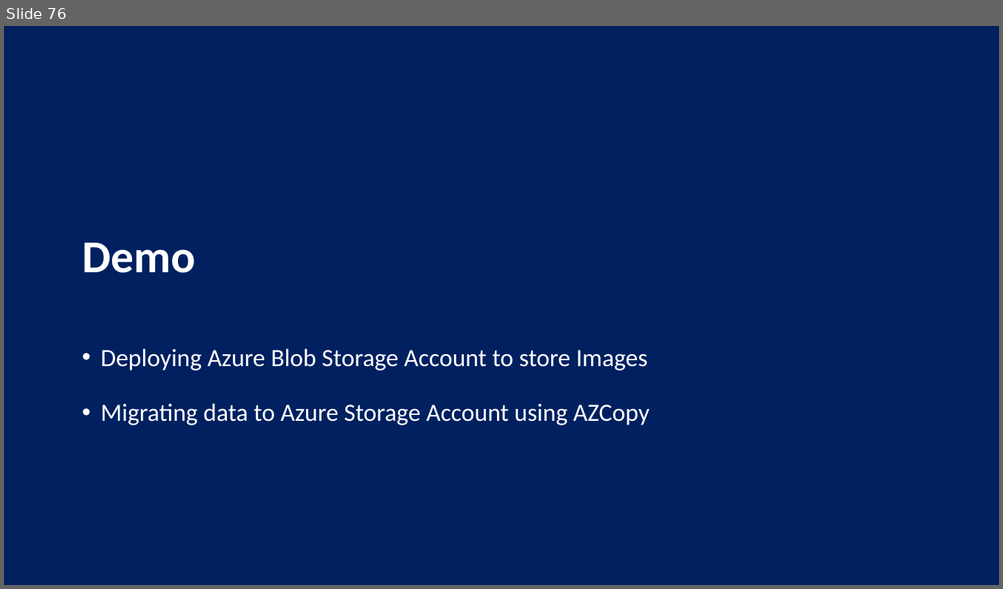
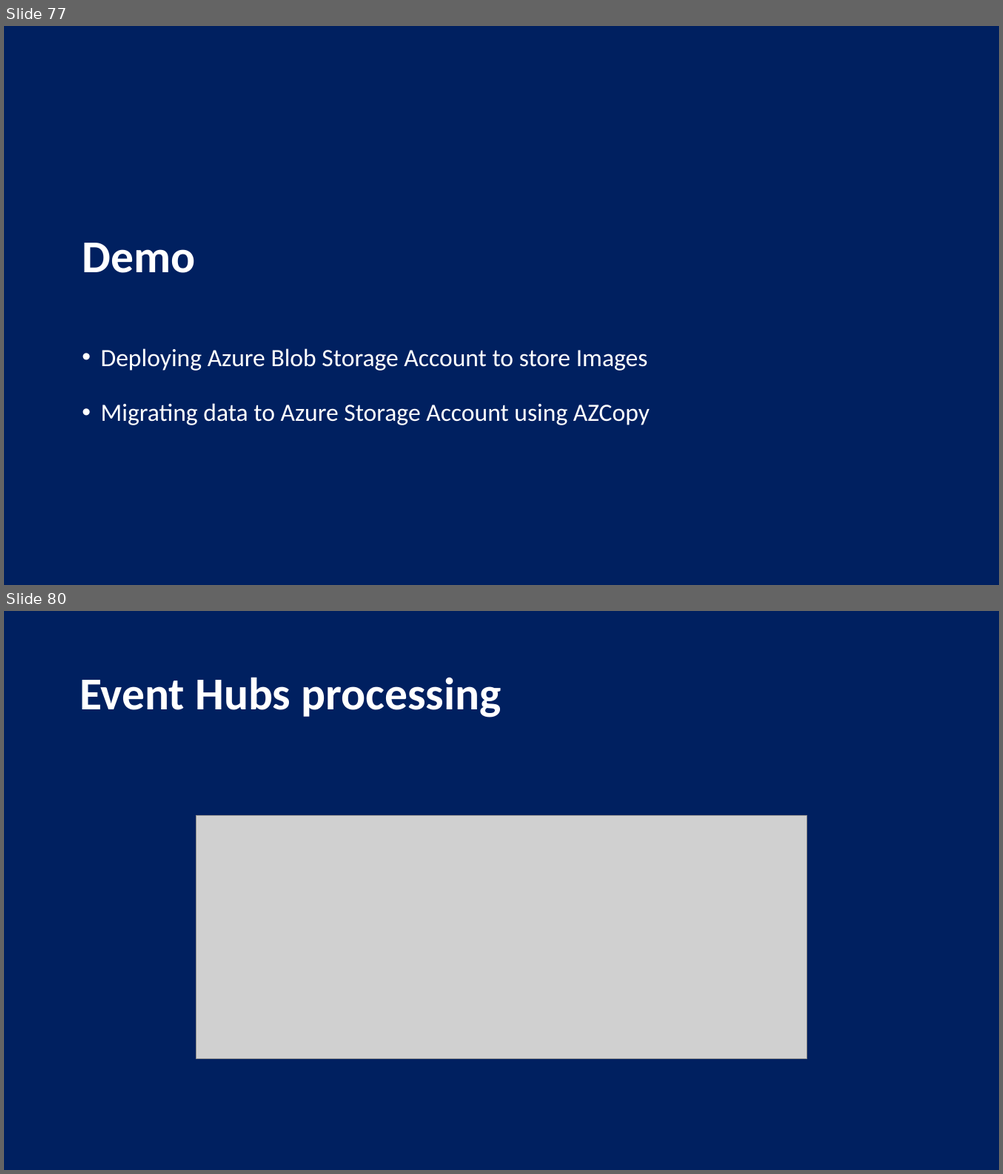
Before and after one commit to nigamsakshi2502/HeroSolutions-Data, a slide deck: Data Series/Day 2/Database Migration using Data Factory - Abdul Rasheed Feroz Khan.pptx. Shown one above the other, each under a label of ours: slide 76 before the commit, slides 77 and 80 after it; the slides between them are not shown. The pictures are 1003x589 and 1003x1174 pixels, drawn with LibreOffice and Linux fonts; fonts in the diff are those of the drawing; grey boxes stand for pictures. Boxes give left, top, right and bottom in pixels: in the first picture for what was removed or moved away, otherwise in the second. Text is boxed around its words. In the diff, an @@ line names an element or a change of style, - is before the commit and + after.

```diff
--- a/Data Series/Day 2/Database Migration using Data Factory - Abdul Rasheed Feroz Khan.pptx
+++ b/Data Series/Day 2/Database Migration using Data Factory - Abdul Rasheed Feroz Khan.pptx
@@ slide 80 added at bbox=[4, 611, 999, 1170], background #002060 @@
@@ title added at bbox=[79, 677, 501, 718], 44 pt, text #FFFFFF, bold @@
+Event Hubs processing
@@ picture added at bbox=[196, 815, 807, 1059] @@
@@ what was slide 76 is now slide 77 @@
```
Also in this commit, not shown: 6 other slides added, 8 other files.
